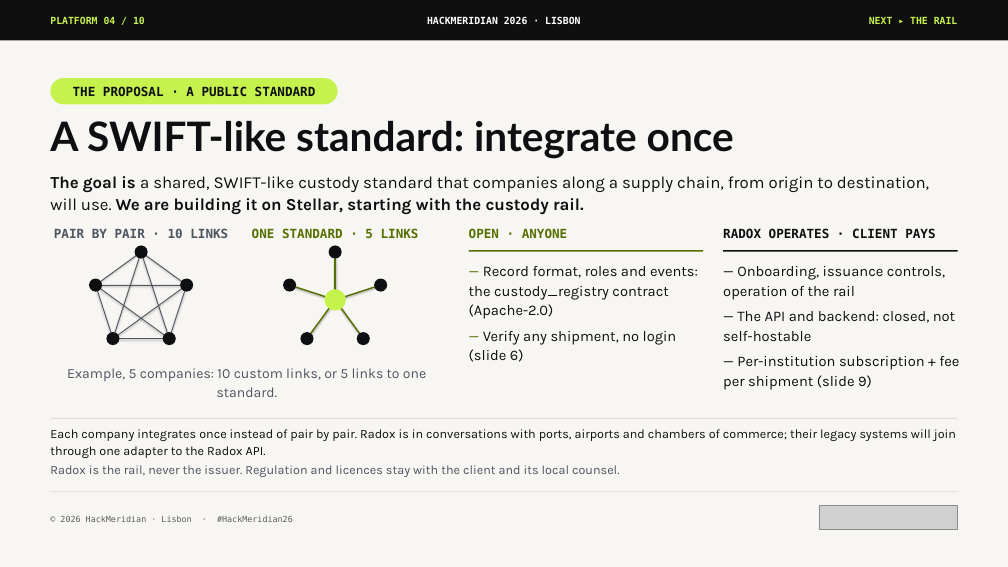
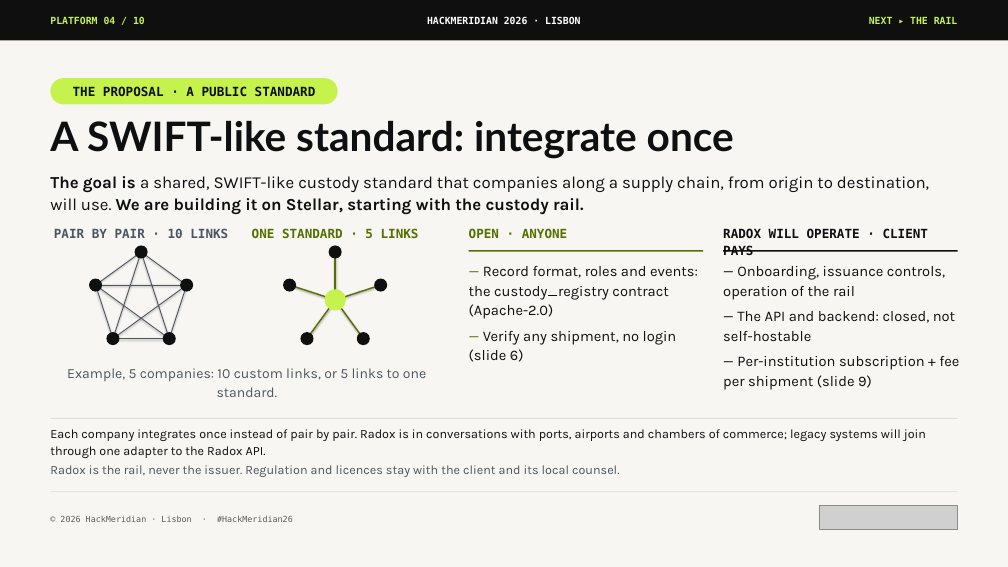
Before and after one commit to pwsaragossy/hackmeridian-cos, a slide deck: slide 4 of projects/hackmeridian-rail/deck/radox-custody-rail.pptx. Drawn at 1008x567 pixels with LibreOffice and Linux fonts; fonts in the diff are those of the drawing; grey boxes stand for pictures. Boxes give left, top, right and bottom in pixels: in the first picture for what was removed or moved away, otherwise in the second. Text is boxed around its words. In the diff, an @@ line names an element or a change of style, - is before the commit and + after.

```diff
--- a/projects/hackmeridian-rail/deck/radox-custody-rail.pptx
+++ b/projects/hackmeridian-rail/deck/radox-custody-rail.pptx
@@ text at <box>723,228,929,255</box>: text changed @@
-RADOX OPERATES · CLIENT PAYS
+RADOX WILL OPERATE · CLIENT PAYS
@@ text at <box>50,429,926,458</box>: text changed @@
-Each company integrates once instead of pair by pair. Radox is in conversations with ports, airports and chambers of commerce; their legacy systems will join through one adapter to the Radox API.
+Each company integrates once instead of pair by pair. Radox is in conversations with ports, airports and chambers of commerce; legacy systems will join through one adapter to the Radox API.
```
Also in this commit, not shown: 3 other slides changed, 7 other files.
